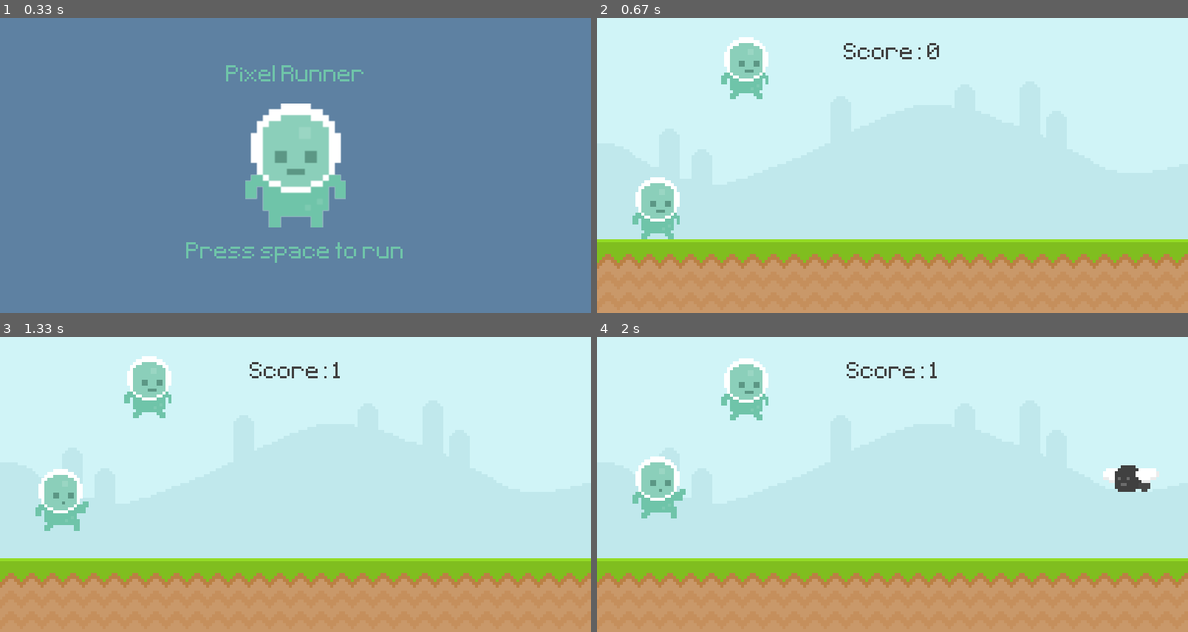
Above: before the commit, frames 1-4 (two rows, left to right).
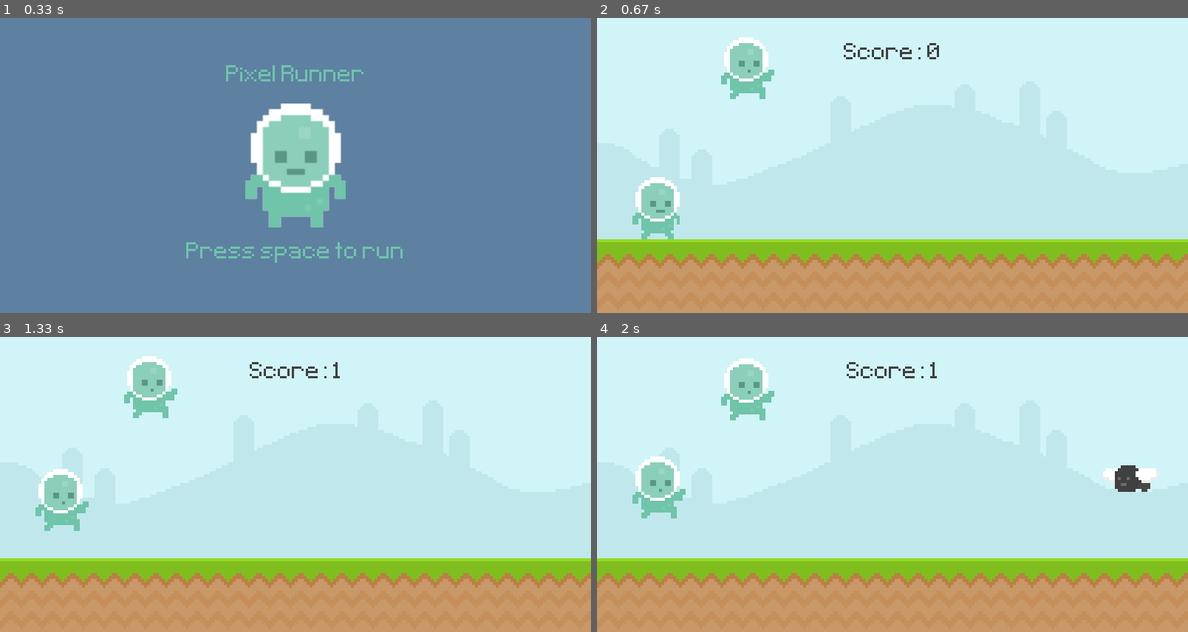
Above: after the commit, the same moments.

Repository: WebDevJasonCameron/pygame_study
Game: pygame game, started from pygame_intro/runner_game.py
The game is run twice, just before and just after one commit, with the same random seed, the same clock (stepped at 60 frames per second) and the same inputs.
Inputs (mouse positions are in pixels of both pictures, inside the frame that each line leads up to):
- Up to frame 1 (0.33 s): no input
- Up to frame 2 (0.67 s): tap Space at 0.33 s
- Up to frame 3 (1.33 s): click (59, 525) at 0.72 s; tap Space at 1 s
- Up to frame 4 (2 s): tap Space at 1.4, 1.7 s

Frame 1 is identical in both runs. In frame 2, 0.1% of the frame differs, in the area x 25-30%, y 17-28%; in frame 3, 0.1%; in frame 4, 0.1%.

Commit message:
anim comp with player obj

Diff:
--- a/pygame_intro/runner_game.py
+++ b/pygame_intro/runner_game.py
@@ -34,9 +34,19 @@
         if self.rect.bottom >= 300:
             self.rect.bottom = 300
 
+    def animation_state(self):
+        if self.rect.bottom < 300:
+            self.image = self.player_jump
+        else:
+            self.player_index += 0.1
+            if self.player_index >= len(self.player_walk):
+                self.player_index = 0
+            self.image = self.player_walk[int(self.player_index)]
+
     def update(self):
         self.player_input()
         self.apply_gravity()
+        self.animation_state()
 
 
 def display_score():
